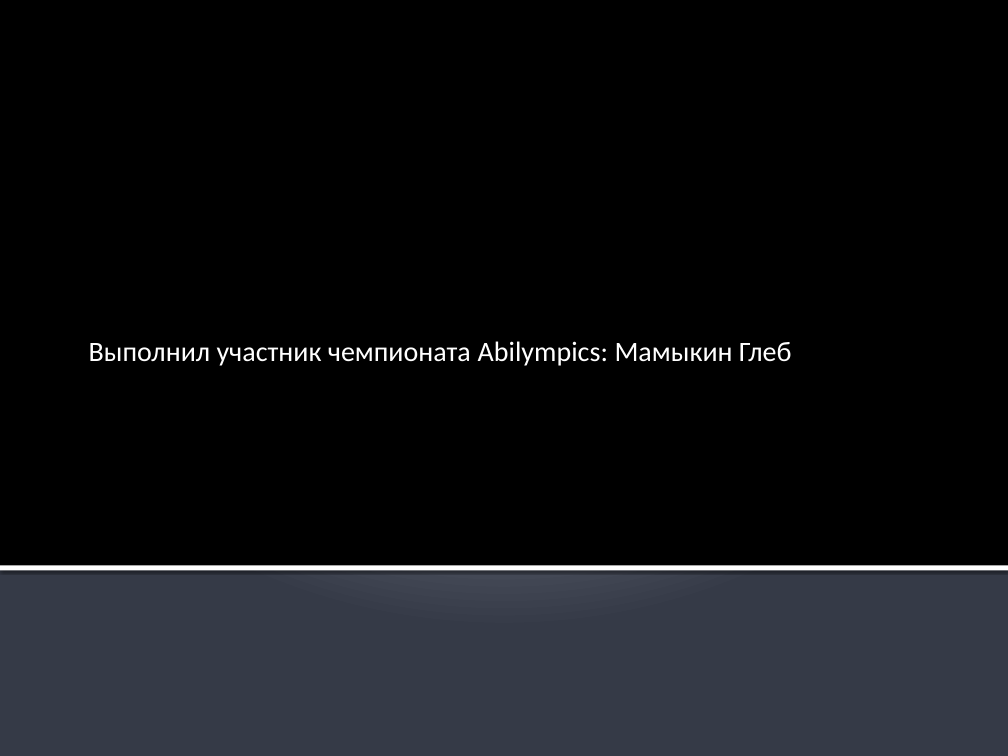
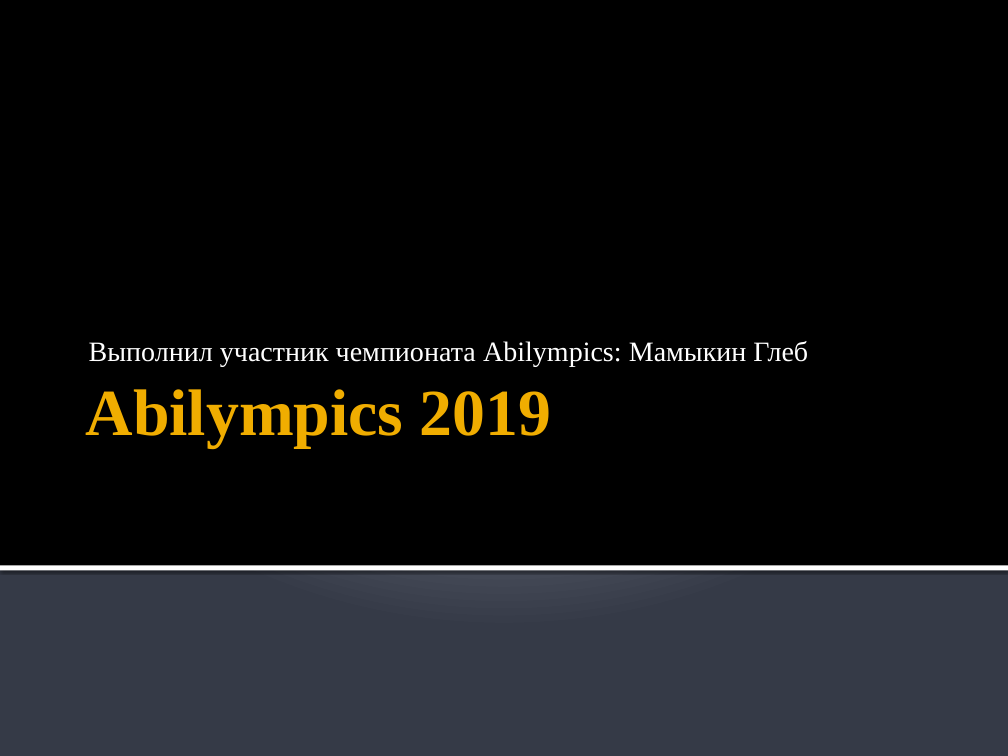
Before and after one commit to Krak12/Abilympics2, a slide deck: slide 1 of Abilympics2.pptx. Drawn at 1008x756 pixels with LibreOffice and Linux fonts; fonts in the diff are those of the drawing. Boxes give left, top, right and bottom in pixels: in the first picture for what was removed or moved away, otherwise in the second. Text is boxed around its words. In the diff, an @@ line names an element or a change of style, - is before the commit and + after.

Commit message:
Create file pptx

```diff
--- a/Abilympics2.pptx
+++ b/Abilympics2.pptx
@@ subtitle "Выполнил участник чемпионата Abilympics: Мамыкин ..." at box(89, 341, 808, 366): font Calibri to Times New Roman @@
@@ title added at box(86, 389, 552, 448), 47 pt, text #F0AD00, bold @@
+Abilympics 2019
```
Also in this commit, not shown: 16 slides added, 16 slides removed, 2 other files.
